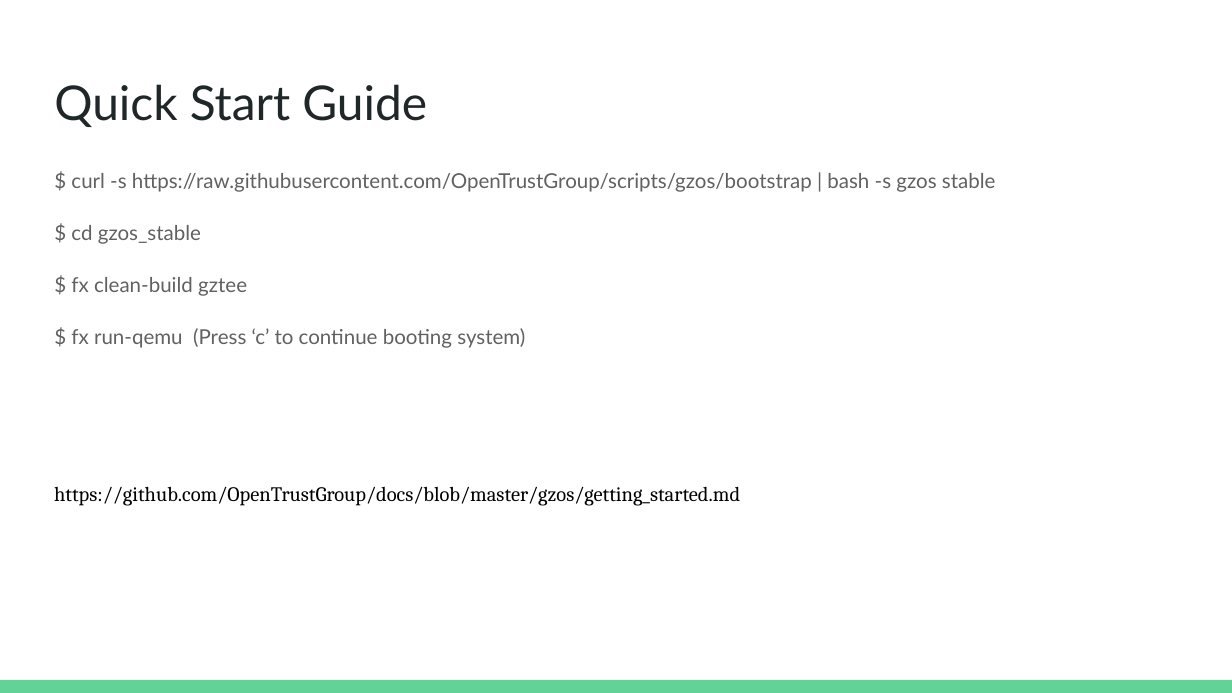
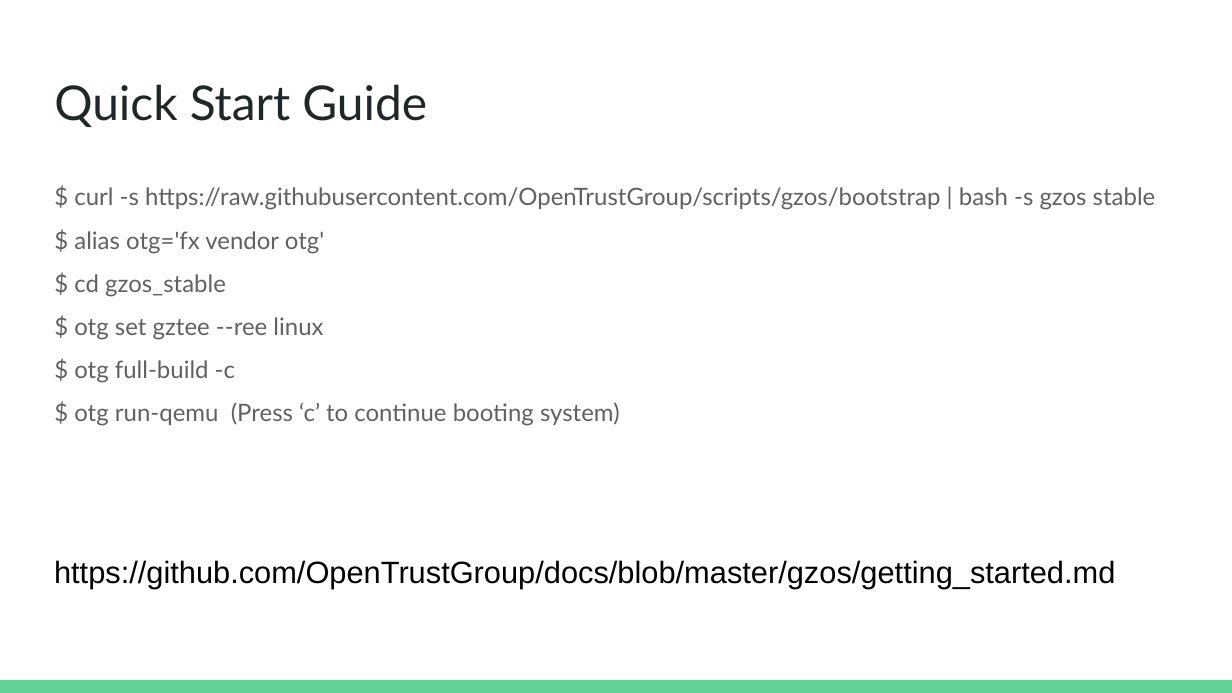
Before and after one commit to OpenTrustGroup/docs, a slide deck: slide 2 of gzos/gzos_intro.odp. Drawn at 1232x693 pixels with LibreOffice and Linux fonts; fonts in the diff are those of the drawing. Boxes give left, top, right and bottom in pixels: in the first picture for what was removed or moved away, otherwise in the second. Text is boxed around its words. In the diff, an @@ line names an element or a change of style, - is before the commit and + after.

Commit message:
Update docs due to build commands changed

```diff
--- a/gzos/gzos_intro.odp
+++ b/gzos/gzos_intro.odp
@@ text at box(74, 187, 1156, 297): size 12 to 14 pt in "$ curl -s https://raw.githubusercontent.com/OpenTrustGroup/s ...", "$ cd gzos_stable"; line spacing 1 to 1.5; less space between paragraphs @@
@@ text at box(74, 231, 324, 254): paragraph added @@
+$ alias otg='fx vendor otg'
@@ text at box(74, 317, 620, 426): text changed; size 12 to 14 pt @@
-$ fx clean-build gztee
-$ fx run-qemu (Press ‘c’ to continue booting system)
+$ otg set gztee --ree linux
+$ otg full-build -c
+$ otg run-qemu (Press ‘c’ to continue booting system)
@@ text "https://github.com/OpenTrustGroup/docs/blob/master/gzos/gett ...": place and size @@
-text "https://github.com/OpenTrustGroup/docs/blob/master/gzos/gett ..." at box(54, 486, 740, 506)
+text "https://github.com/OpenTrustGroup/docs/blob/master/gzos/gett ..." at box(54, 560, 1115, 589)
@@ text "https://github.com/OpenTrustGroup/docs/blob/master/gzos/gett ..." at box(54, 560, 1115, 589): size 12 to 18 pt, font Cambria to Arial @@
```
Also in this commit, not shown: 5 other slides changed, 3 slides added, 1 slide removed, 2 other files.
